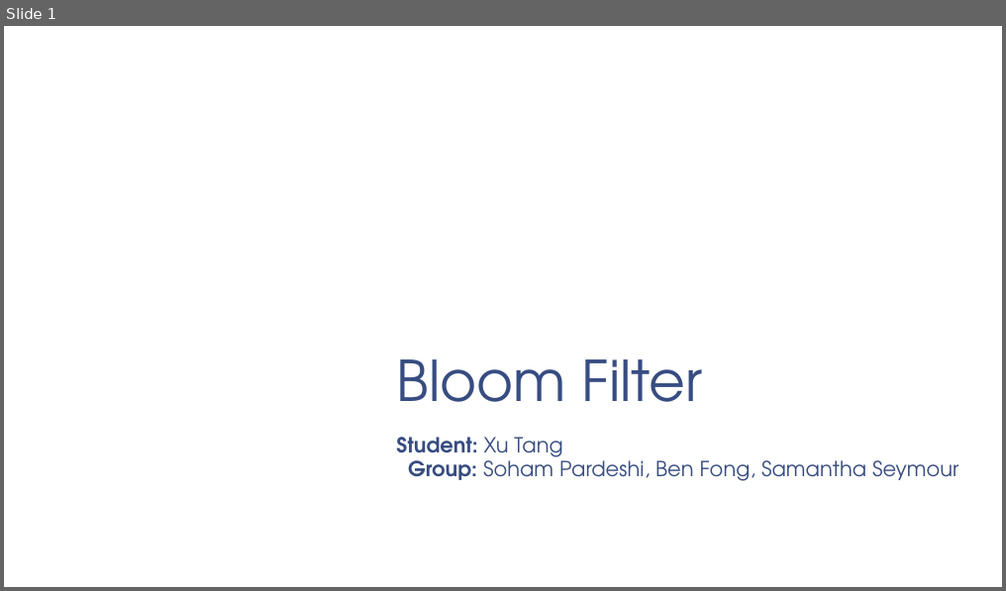
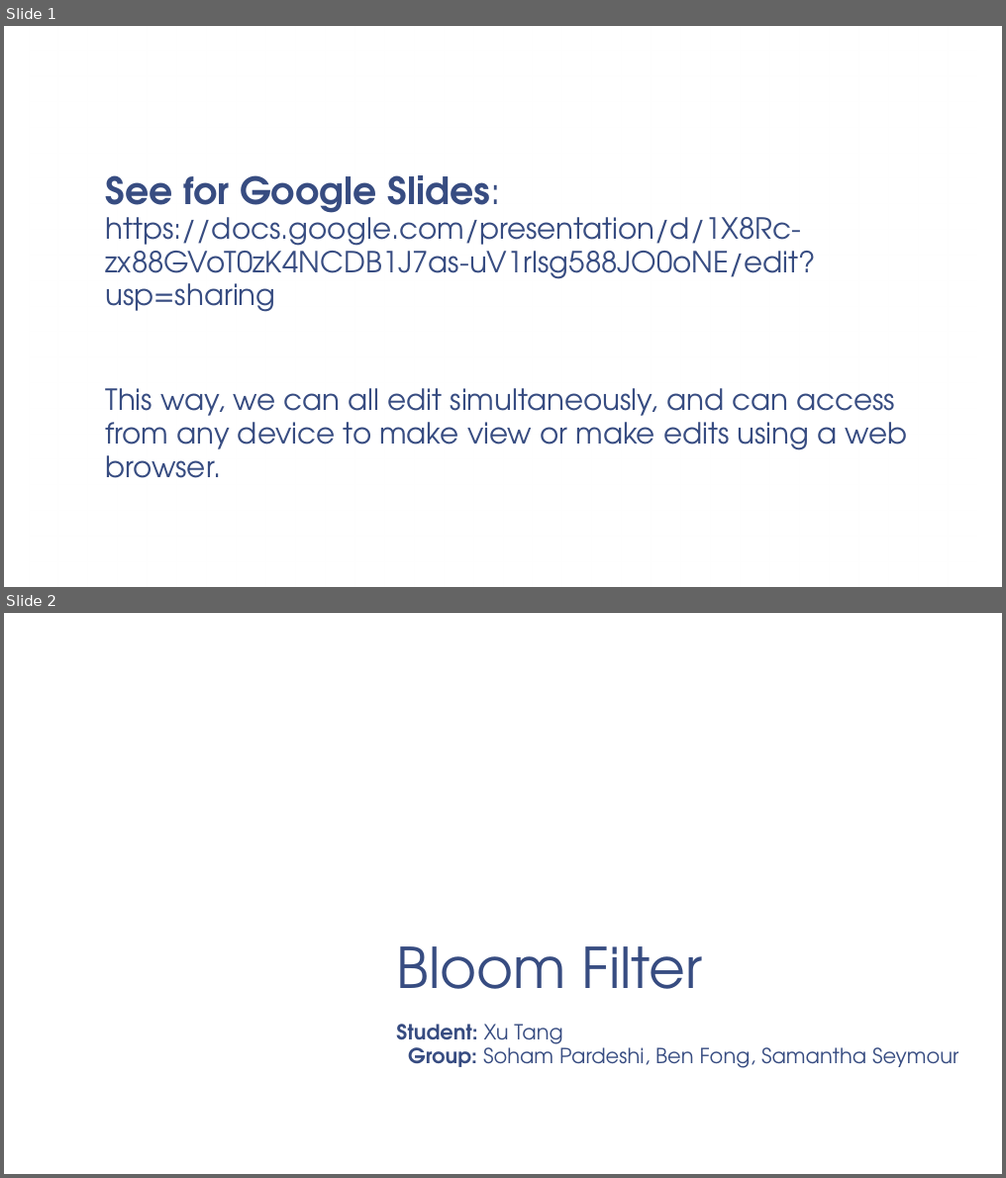
Before and after one commit to SohamPardeshi/CIS22C-Hashing, a slide deck: Document/Bloom Filter.pptx. Shown one above the other, each under a label of ours: slide 1 before the commit, slides 1 and 2 after it. The pictures are 1006x591 and 1006x1178 pixels, drawn with LibreOffice and Linux fonts; fonts in the diff are those of the drawing; background and template pictures are left out. Boxes give left, top, right and bottom in pixels: in the first picture for what was removed or moved away, otherwise in the second. Text is boxed around its words. In the diff, an @@ line names an element or a change of style, - is before the commit and + after.

Commit message:
PPT Edits

```diff
--- a/Document/Bloom Filter.pptx
+++ b/Document/Bloom Filter.pptx
@@ slide 1 added at bbox=[4, 26, 1002, 587], background picture (left out) @@
@@ rectangle added at bbox=[29, 26, 976, 587], fill gradient #FFFFFF @@
@@ text added at bbox=[106, 175, 908, 478], 28 pt, text #374C81 @@
+See for Google Slides: https://docs.google.com/presentation/d/1X8Rc-zx88GVoT0zK4NCDB1J7as-uV1rlsg588JO0oNE/edit?usp=sharing
+This way, we can all edit simultaneously, and can access from any device to make view or make edits using a web browser.
@@ what was slide 1 is now slide 2 @@
```
